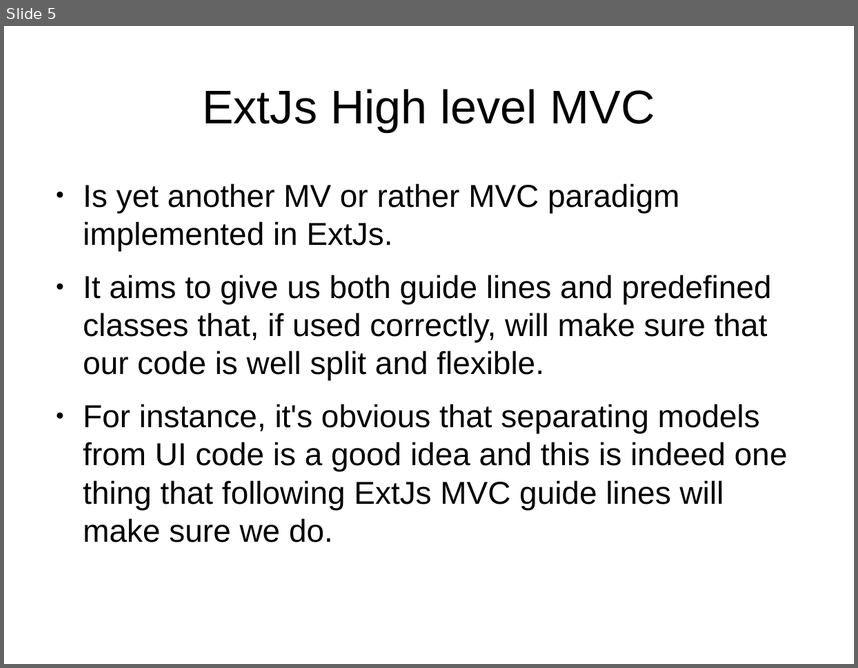
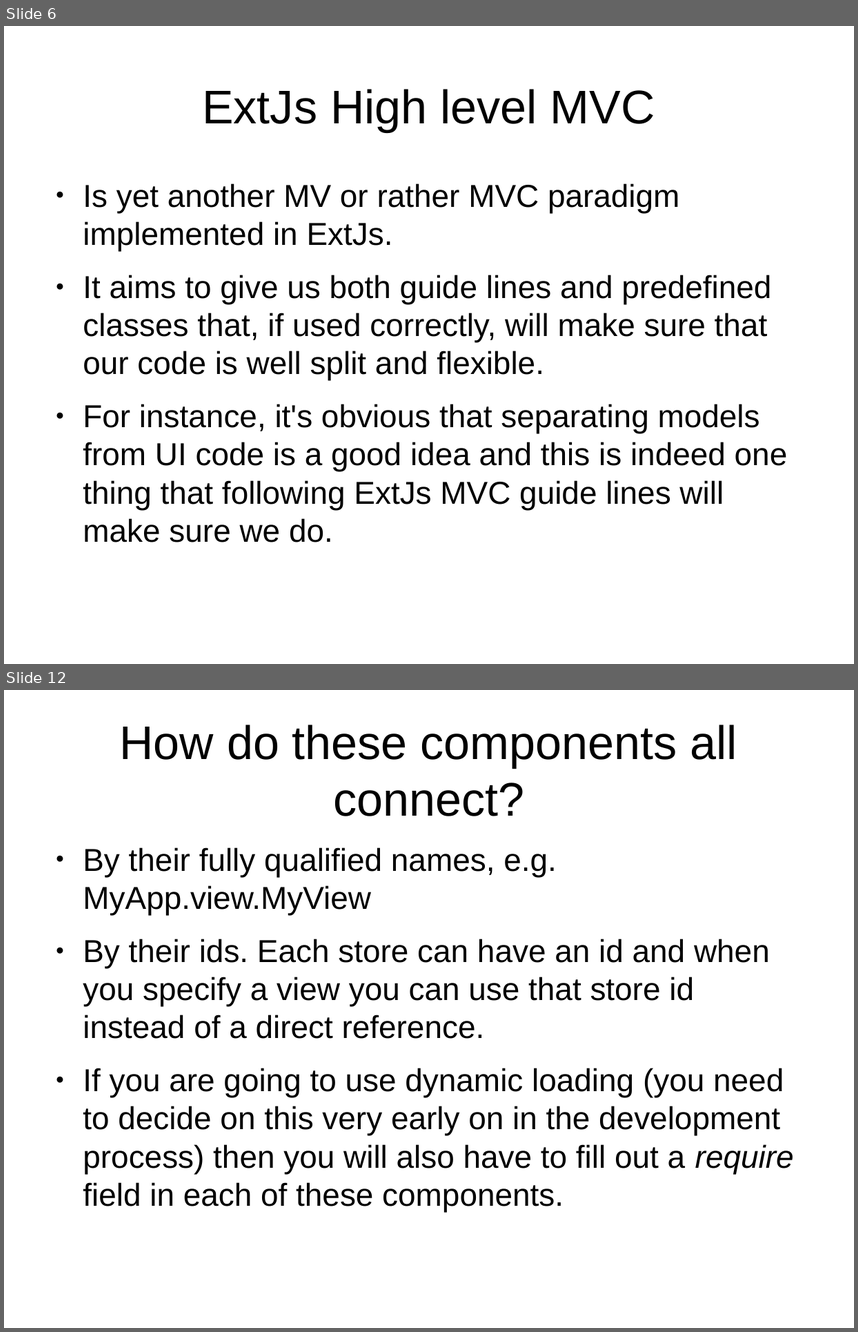
Before and after one commit to veltzer/demos, a slide deck: javascript/extjs/doc/extjs_mvc.odp. Shown one above the other, each under a label of ours: slide 5 before the commit, slides 6 and 12 after it; the slides between them are not shown. The pictures are 858x668 and 858x1332 pixels, drawn with LibreOffice and Linux fonts; fonts in the diff are those of the drawing. Boxes give left, top, right and bottom in pixels: in the first picture for what was removed or moved away, otherwise in the second. Text is boxed around its words. In the diff, an @@ line names an element or a change of style, - is before the commit and + after.

```diff
--- a/javascript/extjs/doc/extjs_mvc.odp
+++ b/javascript/extjs/doc/extjs_mvc.odp
@@ slide 12 added at bbox=[4, 690, 854, 1328], background #FFFFFF @@
@@ title added at bbox=[120, 724, 737, 816], 44 pt, text #000000 @@
+How do these components all connect?
@@ text added at bbox=[83, 847, 794, 1212], 29.6 pt, text #000000 @@
+● By their fully qualified names, e.g. MyApp.view.MyView
+● By their ids. Each store can have an id and when you specify a view you can use that store id instead of a direct reference.
+● If you are going to use dynamic loading (you need to decide on this very early on in the development process) then you will also have to fill out a require field in each of these components.
@@ what was slide 5 is now slide 6 @@
```
Also in this commit, not shown: 1 slide changed, 18 other slides added, 3 other files.
